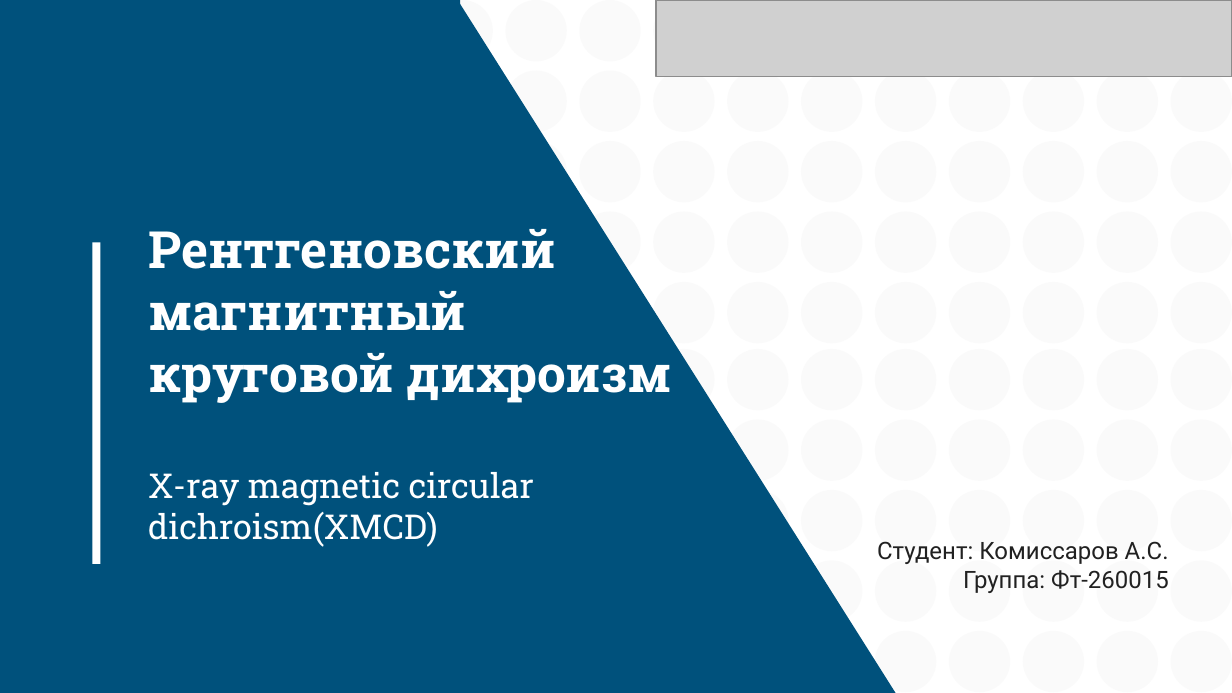
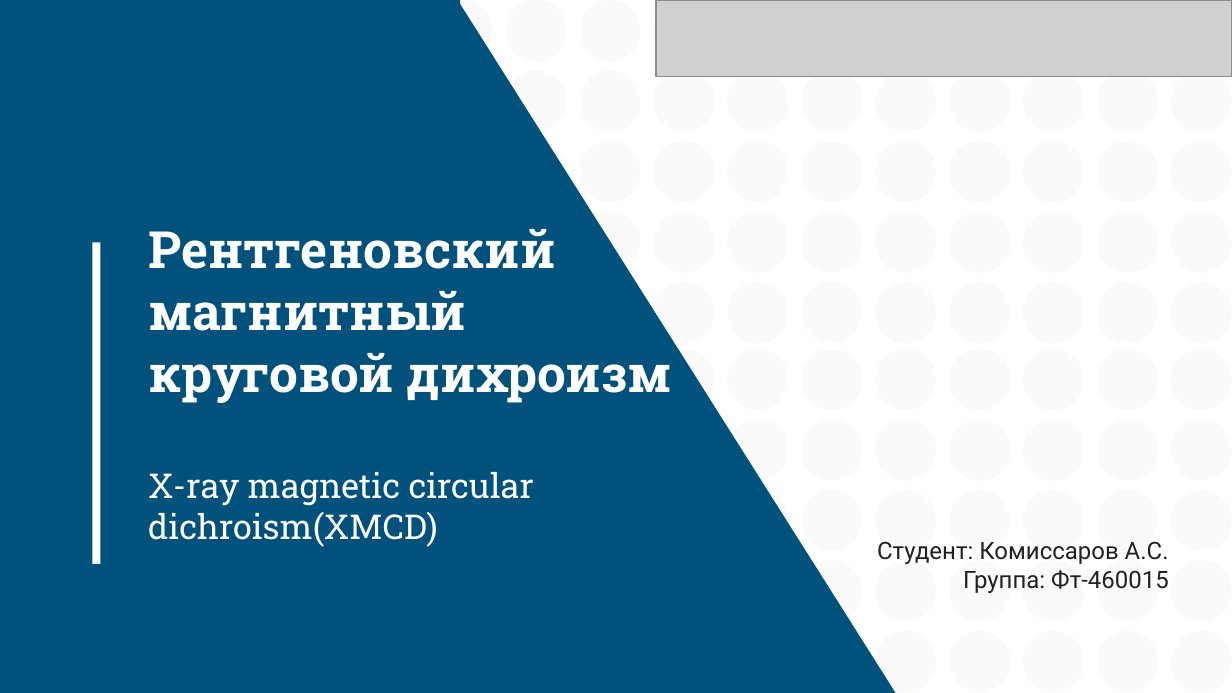
Before and after one commit to disDeal/xmcd_rs, a slide deck: slide 1 of slides/xmcd.odp. Drawn at 1232x693 pixels with LibreOffice and Linux fonts; fonts in the diff are those of the drawing; grey boxes stand for pictures. Boxes give left, top, right and bottom in pixels: in the first picture for what was removed or moved away, otherwise in the second. Text is boxed around its words. In the diff, an @@ line names an element or a change of style, - is before the commit and + after.

```diff
--- a/slides/xmcd.odp
+++ b/slides/xmcd.odp
@@ subtitle at [963, 570, 1169, 593]: text changed @@
-Группа: Фт-260015
+Группа: Фт-460015
```
Also in this commit, not shown: 9 other files.
